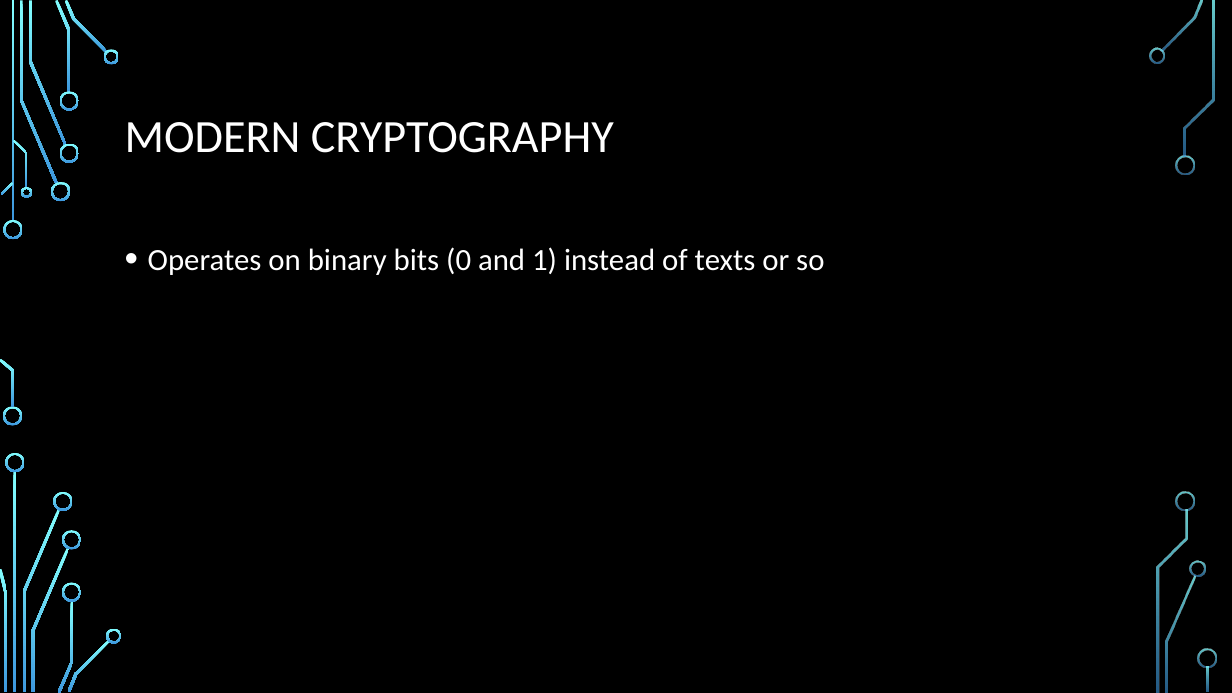
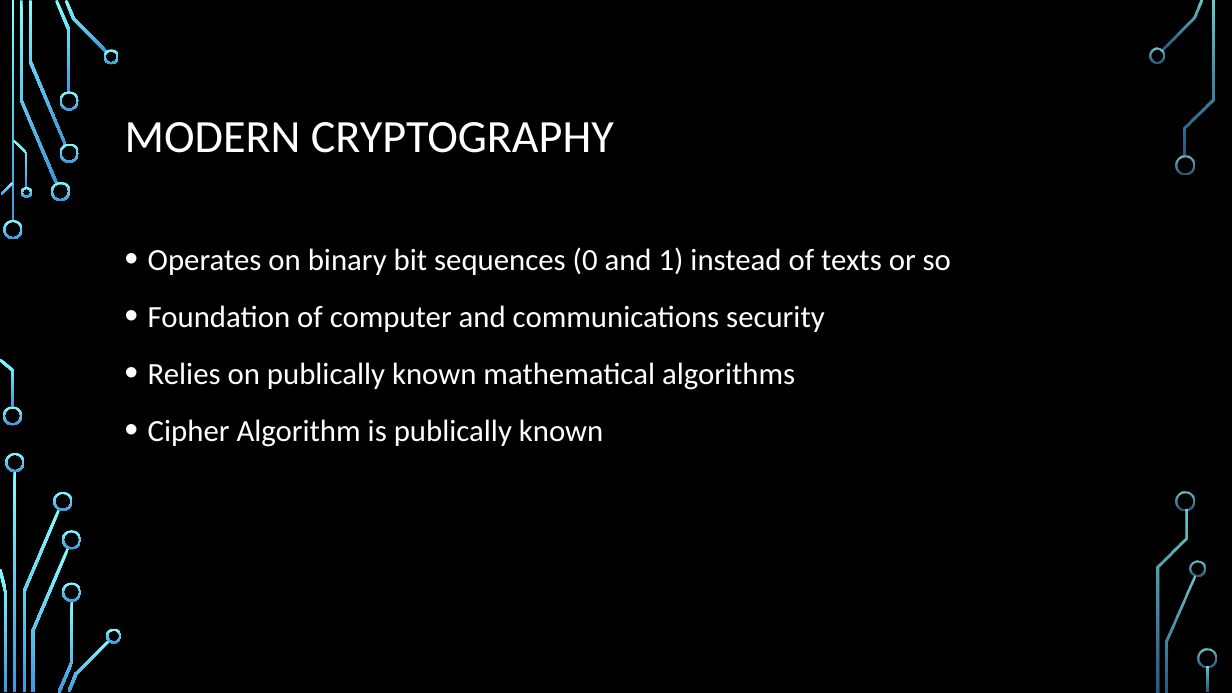
Before and after one commit to stevemann2705/meetup, a slide deck: slide 22 of Crypto.pptx. Drawn at 1232x693 pixels with LibreOffice and Linux fonts; fonts in the diff are those of the drawing; background and template pictures are left out. Boxes give left, top, right and bottom in pixels: in the first picture for what was removed or moved away, otherwise in the second. Text is boxed around its words. In the diff, an @@ line names an element or a change of style, - is before the commit and + after.

Commit message:
Added: AES and Modern Cryptography
Added slides about AES and updated Modern Cryptography slide
Also added the thank you page

```diff
--- a/Crypto.pptx
+++ b/Crypto.pptx
@@ text at [148,247,951,447]: text changed @@
-• Operates on binary bits (0 and 1) instead of texts or so
+• Operates on binary bit sequences (0 and 1) instead of texts or so
+• Foundation of computer and communications security
+• Relies on publically known mathematical algorithms
+• Cipher Algorithm is publically known
```
Also in this commit, not shown: 3 slides added, 1 slide removed.
